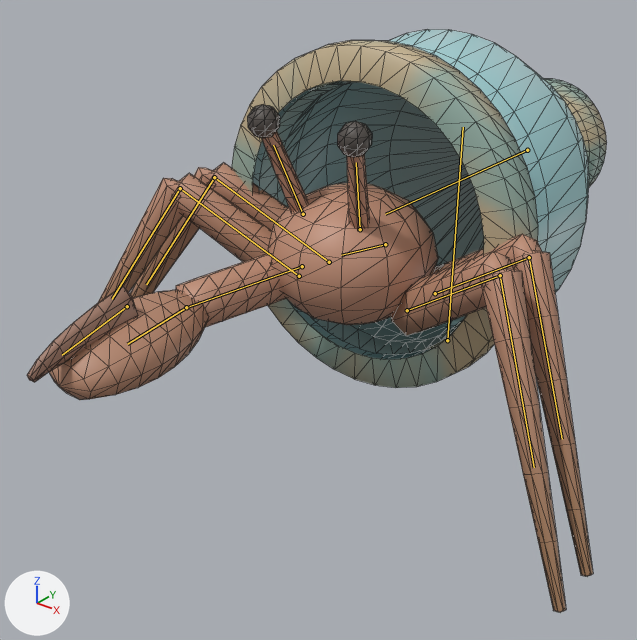
What one commit did to the glTF model assets/creatures/bottle_hermit/bottle_hermit.glb.
Both versions are drawn from a 50 mm lens placed at (0.57, -1.015, 0.589), pointed at (-0.037, -0.256, 0.119). Lighting does not change. The marker at lower left points along +X, +Y and +Z. The first picture is the older version. The bones that bend it are drawn over the model as lines. Mesh edges are drawn as thin lines.

Names of what the first picture shows: 'bottle_hermit'.
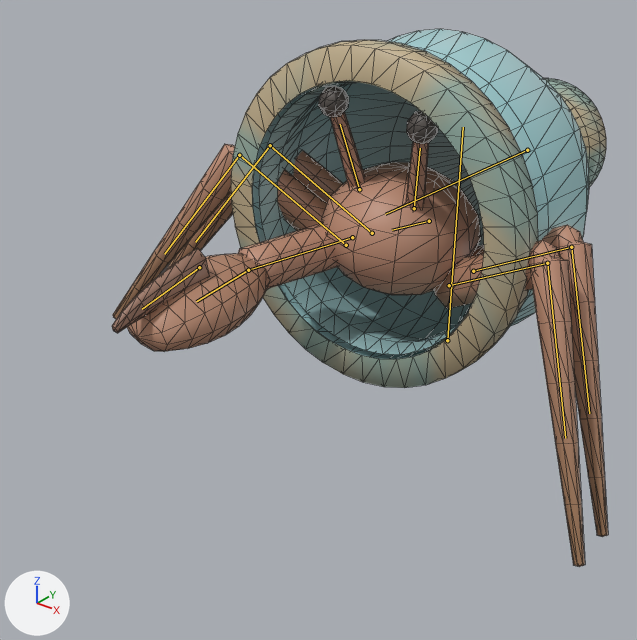
The newer file adds an action. The first version stands in its rest pose; the second is drawn at frame 4 of the action 'hit_b'.

The change in detail:
Bone 'glass' (bone_glass) turns from (0, 0, 0) to (0, -5, 0) degrees about its own x, y and z.
Bone 'body' (bone_body) moves from (0.0, 0.0, 0.0) to (0.0, -0.104, -0.016).

Pixel boxes [x1, y1, x2, y2] of what changed, in the pictures (637 x 640 px):
'bottle_hermit', posed (14% narrower, 8% shorter): before [27, 30, 607, 612]; after [112, 29, 608, 567]
bone 'body', root to tip: before (385, 244) to (341, 255); after (429, 221) to (392, 230)
